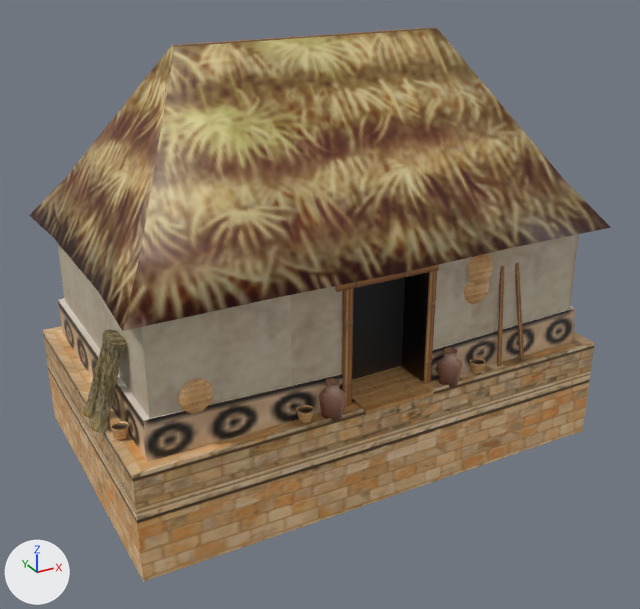
One commit to the COLLADA model art/meshes/structural/maya_house4.dae: the scene before it, then after it.
Camera for both pictures: a camera (50 mm lens) standing at (-10.05, -18.57, 10.58) and looking at (-0.14, -0.55, 1.57). The lights are fixed; the arrows at lower left show +X, +Y and +Z. Where no turn or scale is listed for an object, it has been applied to the vertices.

Names of what the first picture shows: 'casa_1'.
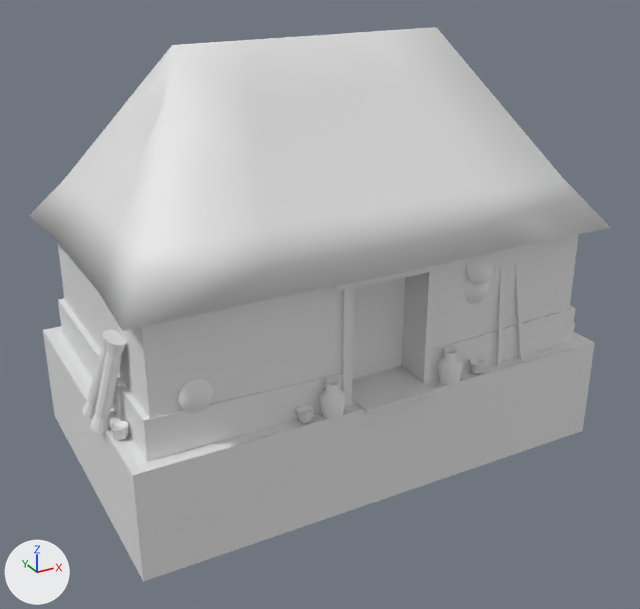
What differs and where, as boxes [x1, y1, x2, y2] in the pictures (640 x 609 px):
'casa_1', recoloured (brown to grey)
    both: [29, 27, 611, 582]

The change, as a diff of the scene's bpy script:
```diff
--- a/art/meshes/structural/maya_house4.dae.py
+++ b/art/meshes/structural/maya_house4.dae.py
@@ mat_materiais_001 @@
+mat_materiais_001 = principled_material('Materiais.001')
+mat_materiais_001.base_color = (0.8, 0.8, 0.8)  # white #e7e7e7
@@ me_cilindro_004 @@
 me_cilindro_004.from_pydata(...)  # 1129 vertices, 1956 faces; spans x -6.45..6.26, y -3.96..4.15, z -2.24..8.05
-me_cilindro_004.materials.append(mat_materiais)  # picture img_mayans_struct_png
+me_cilindro_004.materials.append(mat_materiais_001)  # white #e7e7e7
```
